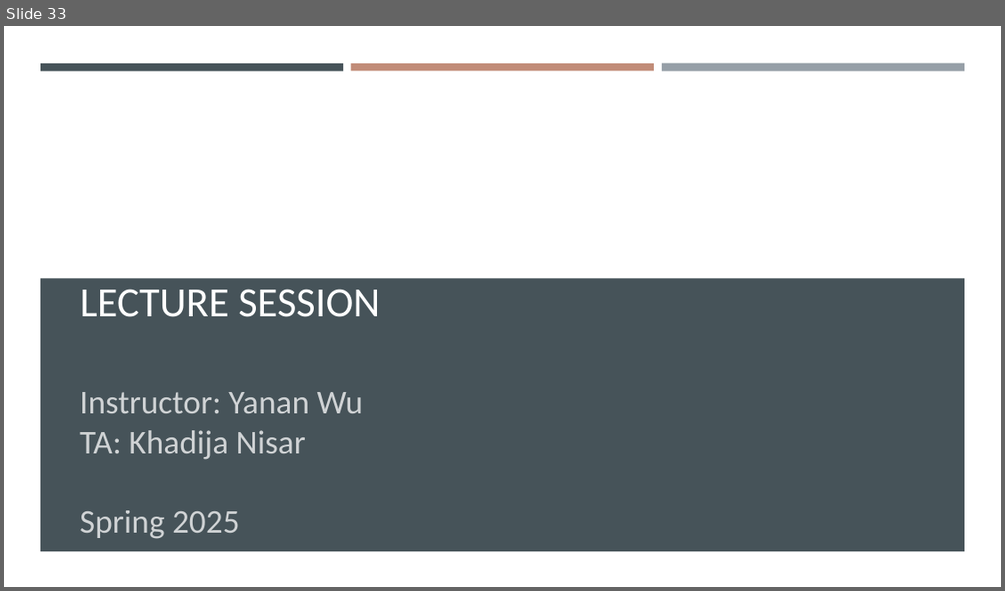
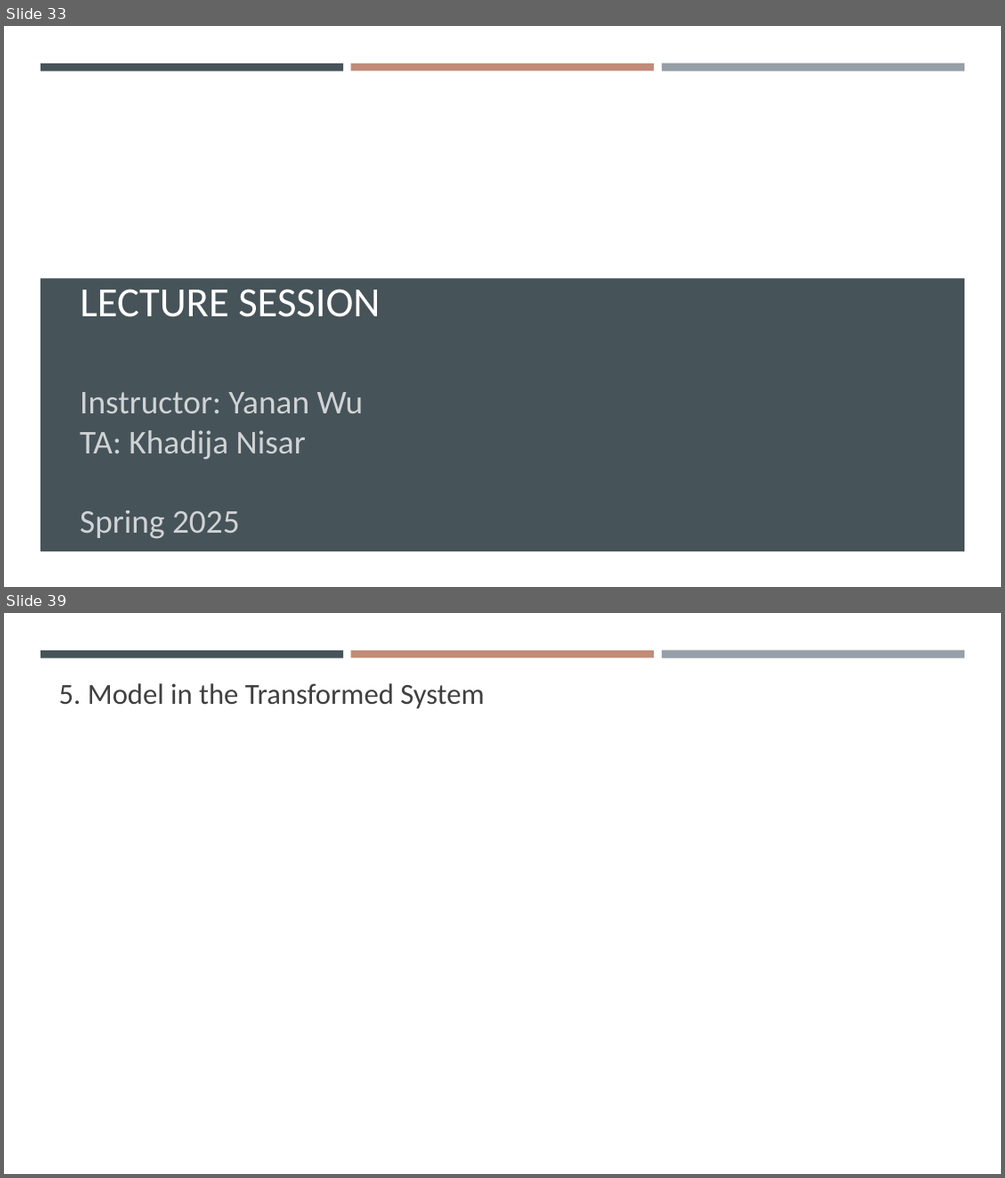
Before and after one commit to gisynw/geog-247, a slide deck: docs/Lectures/Week04/Week04_BivariateRegression.pptx. Shown one above the other, each under a label of ours: slide 33 before the commit, slides 33 and 39 after it; the slides between them are not shown. The pictures are 1005x591 and 1005x1178 pixels, drawn with LibreOffice and Linux fonts; fonts in the diff are those of the drawing; grey boxes stand for pictures; background and template pictures are left out. Boxes give left, top, right and bottom in pixels: in the first picture for what was removed or moved away, otherwise in the second. Text is boxed around its words. In the diff, an @@ line names an element or a change of style, - is before the commit and + after.

```diff
--- a/docs/Lectures/Week04/Week04_BivariateRegression.pptx
+++ b/docs/Lectures/Week04/Week04_BivariateRegression.pptx
@@ slide 39 added at [4,613,1001,1174], background #FFFFFF; not listed: 3 template elements that a slide beside it also shows @@
@@ text added at [59,683,484,709], 28 pt, text #404040 @@
+5. Model in the Transformed System
```
Also in this commit, not shown: 1 slide changed, 5 other slides added, 1 slide removed, 5 other files.
